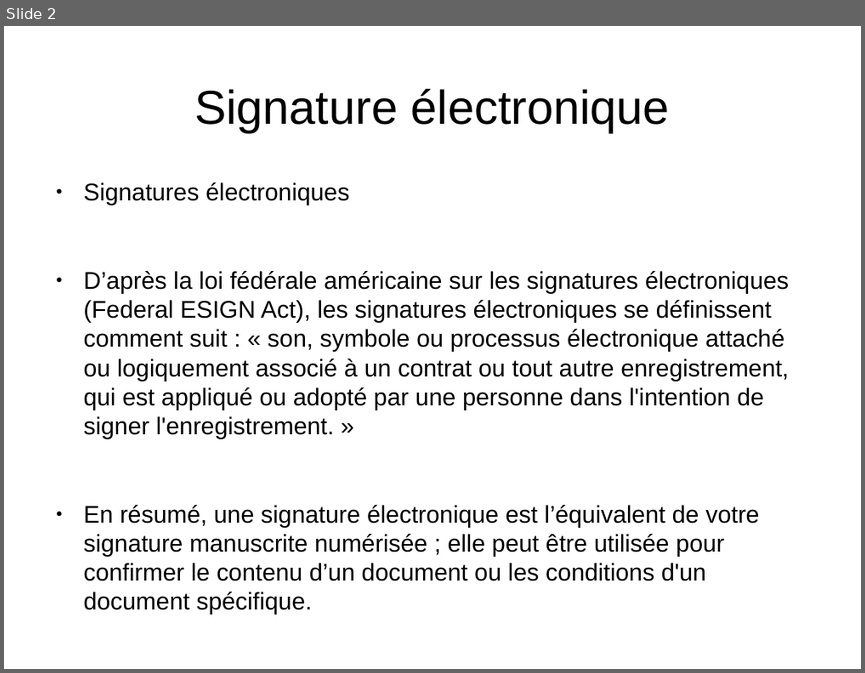
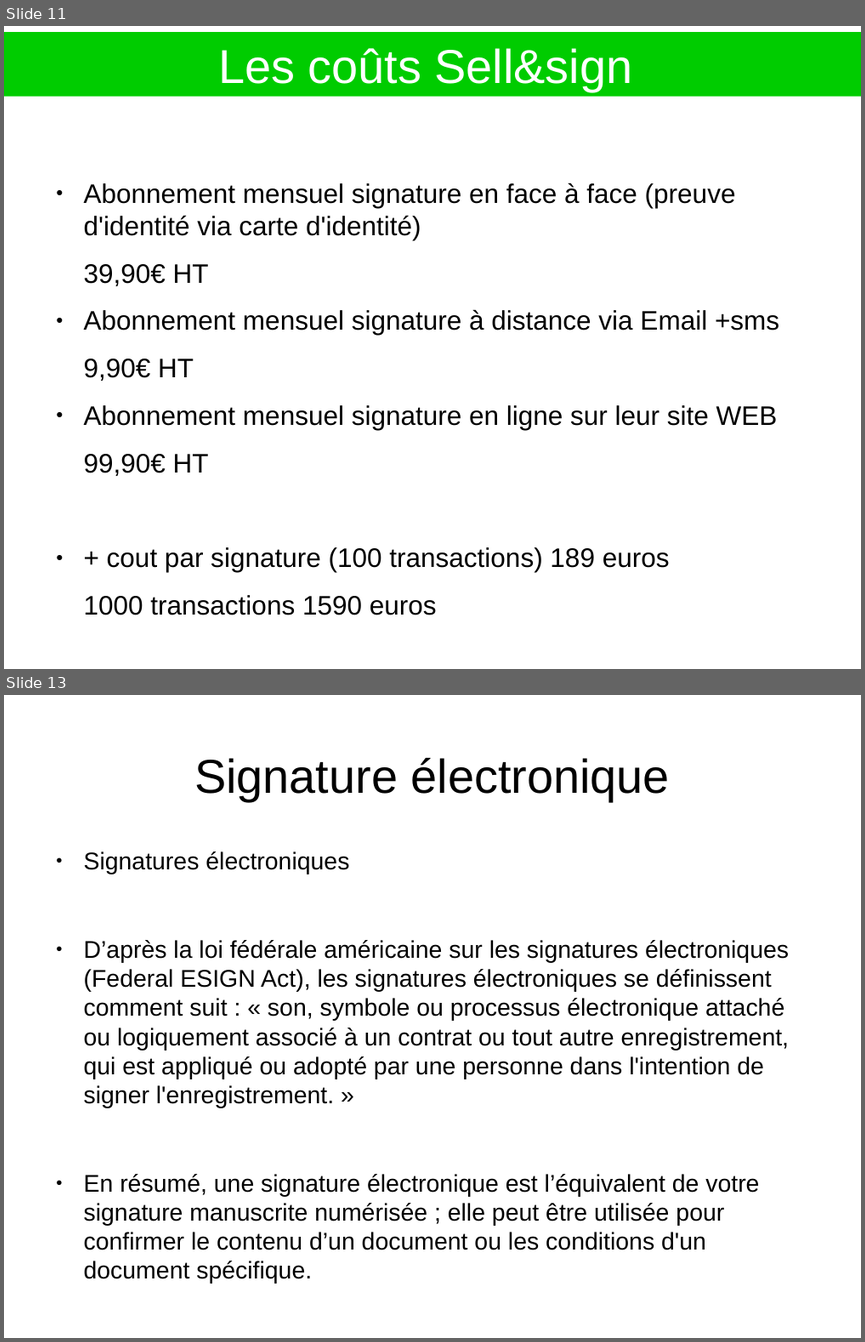
Before and after one commit to heylve/current, a slide deck: Presentations/SignatureElec.odp. Shown one above the other, each under a label of ours: slide 2 before the commit, slides 11 and 13 after it; the slides between them are not shown. The pictures are 865x673 and 865x1342 pixels, drawn with LibreOffice and Linux fonts; fonts in the diff are those of the drawing. Boxes give left, top, right and bottom in pixels: in the first picture for what was removed or moved away, otherwise in the second. Text is boxed around its words. In the diff, an @@ line names an element or a change of style, - is before the commit and + after.

```diff
--- a/Presentations/SignatureElec.odp
+++ b/Presentations/SignatureElec.odp
@@ slide 11 added at (4, 26, 861, 669), background #FFFFFF @@
@@ title added at (4, 32, 861, 97), fill #00CC00, 44 pt, text #FFFFFF @@
+Les coûts Sell&sign
@@ text added at (84, 182, 779, 615), 24.8 pt, text #000000 @@
+● Abonnement mensuel signature en face à face (preuve d'identité via carte d'identité)
+39,90€ HT
+● Abonnement mensuel signature à distance via Email +sms
+9,90€ HT
+● Abonnement mensuel signature en ligne sur leur site WEB
+99,90€ HT
+● + cout par signature (100 transactions) 189 euros
+1000 transactions 1590 euros
@@ what was slide 2 is now slide 13 @@
```
Also in this commit, not shown: 1 slide changed, 10 other slides added, 5 other files.
